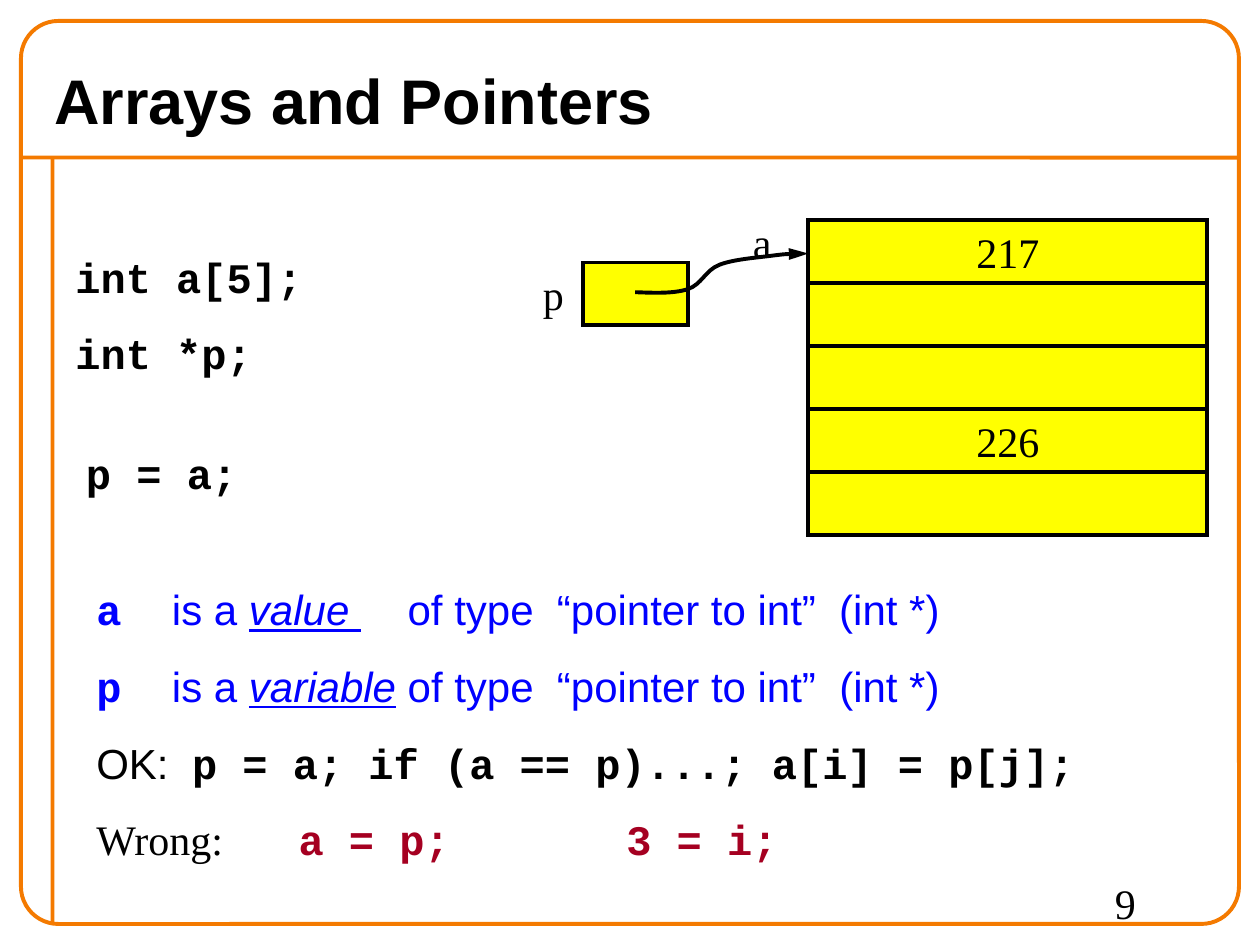
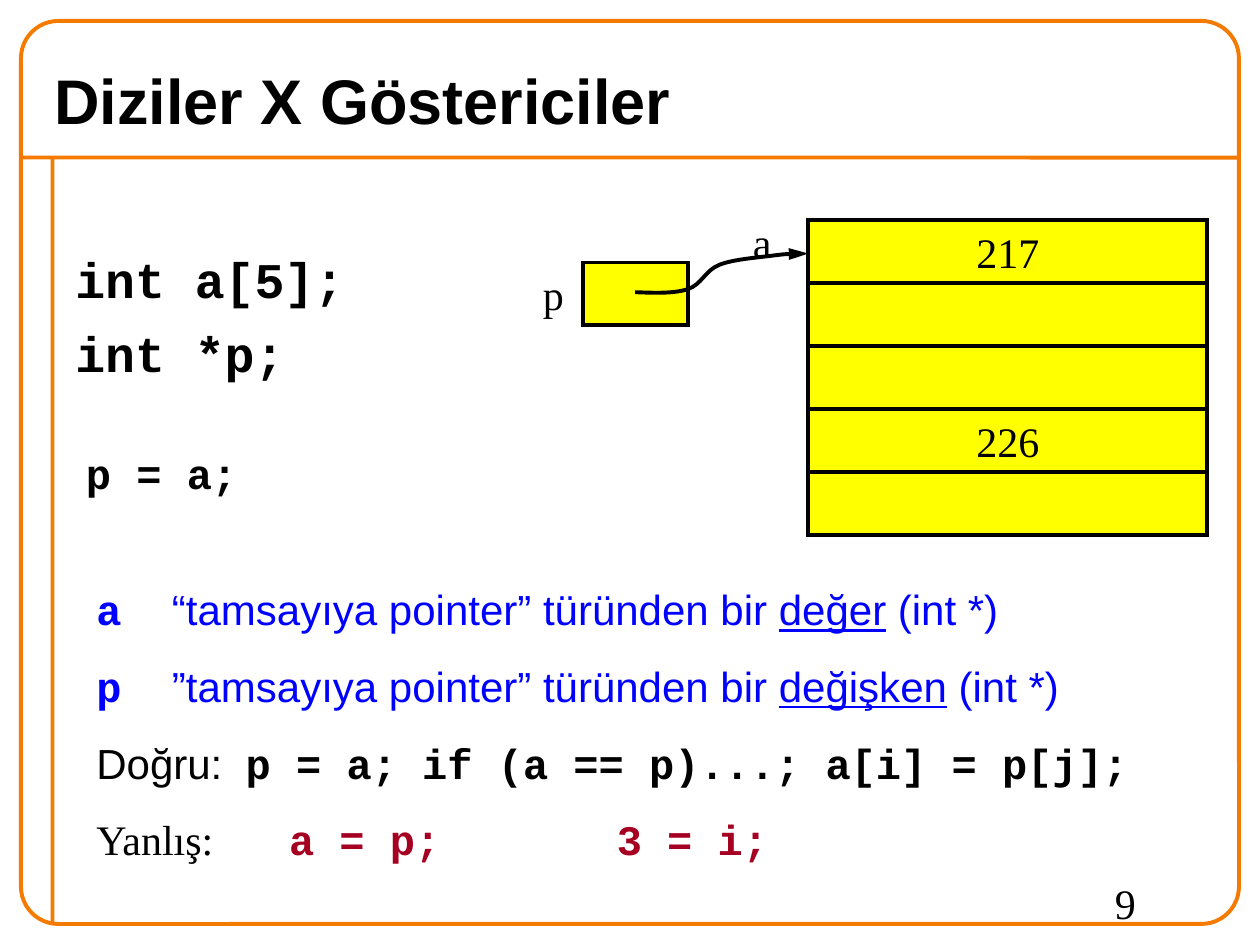
Before and after one commit to 19ceng/ceng201pro, a slide deck: slide 9 of 03varPoiArr.odp. Drawn at 1260x945 pixels with LibreOffice and Linux fonts; fonts in the diff are those of the drawing; background and template pictures are left out. Boxes give left, top, right and bottom in pixels: in the first picture for what was removed or moved away, otherwise in the second. Text is boxed around its words. In the diff, an @@ line names an element or a change of style, - is before the commit and + after.

```diff
--- a/03varPoiArr.odp
+++ b/03varPoiArr.odp
@@ title at [54,78,670,125]: text changed @@
-Arrays and Pointers
+Diziler X Göstericiler
@@ text "int a[5];" at [75,262,344,383]: size 24 to 28.5 pt; line spacing 1 to 0.8 @@
@@ text at [96,594,1128,864]: text changed @@
-a is a value of type “pointer to int” (int *)
-p is a variable of type “pointer to int” (int *)
-OK: p = a; if (a == p)...; a[i] = p[j];
-Wrong: a = p; 3 = i;
+a “tamsayıya pointer” türünden bir değer (int *)
+p ”tamsayıya pointer” türünden bir değişken (int *)
+Doğru: p = a; if (a == p)...; a[i] = p[j];
+Yanlış: a = p; 3 = i;
```
Also in this commit, not shown: 20 other slides changed, 5 slides added, 6 slides removed, 2 other files.
